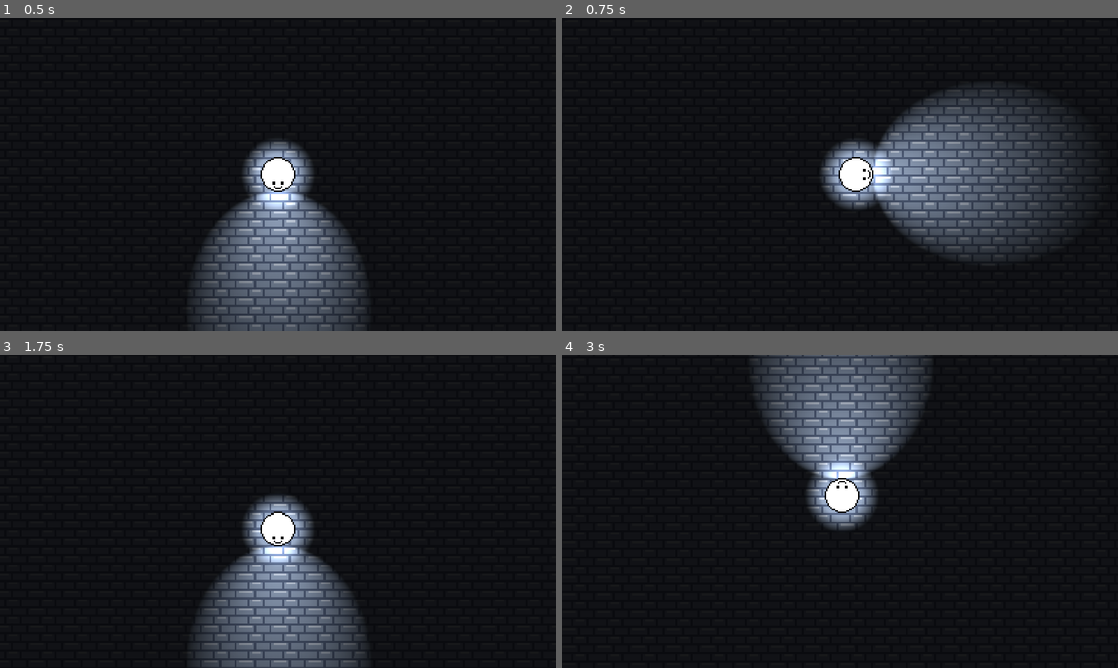
Above: before the commit, frames 1-4 (two rows, left to right).
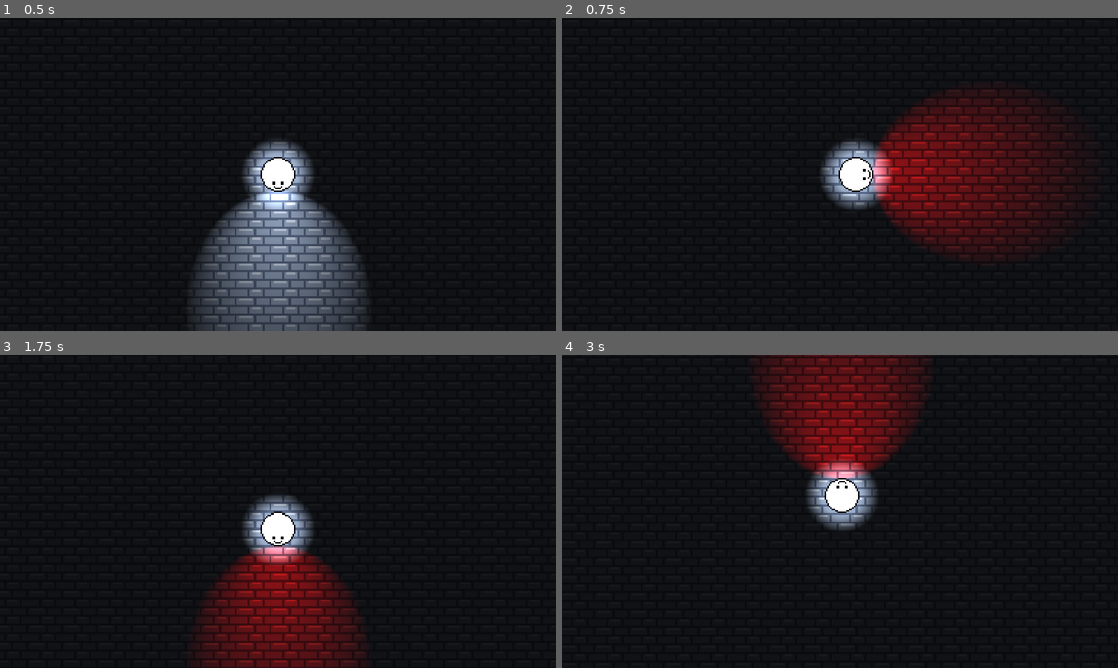
Above: after the commit, the same moments.

Repository: ToumaKamijou/Game-Making-A3
Game: Godot game, scene res://scenes/2D/levels/test_level.tscn
The game is run twice, just before and just after one commit, with the same random seed, the same clock (stepped at 60 frames per second) and the same inputs.
Inputs:
- Up to frame 1 (0.5 s): no input
- Up to frame 2 (0.75 s): tap Enter at 0.5 s; hold D (move_right) from 0.53 s (still down); hold Space (change_flash_color, bound only after the commit) from 0.53 s (still down)
- Up to frame 3 (1.75 s): tap R at 0.8, 1.35 s; release D (move_right) at 1.28 s; release Space (change_flash_color, bound only after the commit) at 1.28 s; hold S (move_down) from 1.28 s (still down); tap Space (change_flash_color, bound only after the commit) at 1.55 s
- Up to frame 4 (3 s): release S (move_down) at 2.03 s; hold D (move_right) 2.03-2.78 s; hold F (show_flashlight) 2.03-2.78 s; tap R at 2.3 s; hold W (move_up) from 2.78 s (still down); tap Space (change_flash_color, bound only after the commit) at 2.85 s

Frame 1 is identical in both runs. In frame 2, 15% of the frame differs, in the area x 55-93%, y 22-78%; in frame 3, 9.6%; in frame 4, 9.8%.

Commit message:
Completion
* Completed the colored flashlight system
- Flash Zone visibility checks should be checked with player.flash_color
* Added a global colored light variable accessible via Global.LIGHT_COLOR as an Enum
- Currently we have WHITE, RED, GREEN, BLUE

Diff:
--- a/a-3-game/project.godot
+++ b/a-3-game/project.godot
@@ -59,6 +59,11 @@
 "events": [Object(InputEventKey,"resource_local_to_scene":false,"resource_name":"","device":-1,"window_id":0,"alt_press …(195 unchanged characters)…
 ]
 }
+change_flash_color={
+"deadzone": 0.2,
+"events": [Object(InputEventKey,"resource_local_to_scene":false,"resource_name":"","device":-1,"window_id":0,"alt_pressed":false,"shift_pressed":false,"ctrl_pressed":false,"meta_pressed":false,"pressed":false,"keycode":0,"physical_keycode":32,"key_label":0,"unicode":32,"location":0,"echo":false,"script":null)
+]
+}
 
 [layer_names]
 
--- a/a-3-game/scripts/2D/player/player.gd
+++ b/a-3-game/scripts/2D/player/player.gd
@@ -8,6 +8,23 @@
 
 @export var _walk_speed: float = 300.0
 @export var _deceleration: float = 900.0
+
+var flash_color: Global.LIGHT_COLOR = 0 as Global.LIGHT_COLOR: # White
+	set(value):
+		var new_value: int = int(value)
+		# Skip locked colors
+		while new_value != int(Global.LIGHT_COLOR.WHITE) and not unlocked_colors.get(new_value, true):
+			new_value += 1
+			new_value %= Global.LIGHT_COLOR.size()
+
+		flash_color = new_value as Global.LIGHT_COLOR
+		_change_flash_color()
+
+var unlocked_colors: Dictionary = {
+	Global.LIGHT_COLOR.RED: true,
+	Global.LIGHT_COLOR.GREEN: true,
+	Global.LIGHT_COLOR.BLUE: true,
+}
 
 
 func _physics_process(delta: float) -> void:
@@ -32,3 +49,18 @@
 		else:
 			_flashlight.enabled = true
 			_flash_zone.monitoring = true
+
+	elif event.is_action_pressed("change_flash_color"):
+		flash_color = ((int(flash_color) + 1) % Global.LIGHT_COLOR.size()) as Global.LIGHT_COLOR
+
+
+func _change_flash_color() -> void:
+	match flash_color:
+		Global.LIGHT_COLOR.WHITE:
+			_flashlight.color = Color.WHITE
+		Global.LIGHT_COLOR.RED:
+			_flashlight.color = Color.RED
+		Global.LIGHT_COLOR.GREEN:
+			_flashlight.color = Color.LIME_GREEN
+		Global.LIGHT_COLOR.BLUE:
+			_flashlight.color = Color.ROYAL_BLUE
--- a/a-3-game/scripts/debug.gd
+++ b/a-3-game/scripts/debug.gd
@@ -6,6 +6,7 @@
 		var key : int = _event.keycode
 		match key:
 			KEY_R:
+				# Reset the level
 				get_tree().reload_current_scene()
 			KEY_Y:
 				get_tree().quit()
--- a/a-3-game/scripts/global.gd
+++ b/a-3-game/scripts/global.gd
@@ -1 +1,9 @@
 extends Node
+
+
+enum LIGHT_COLOR {
+	WHITE = 0,
+	RED = 1,
+	GREEN = 2,
+	BLUE = 3,
+}
